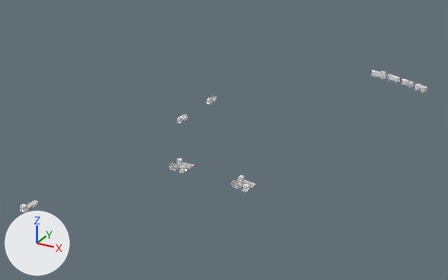
Two versions of the FBX model Assets/Art/KayseriIsland/Models/Iron/Phase1/Vehicles_P1.fbx, one commit apart.
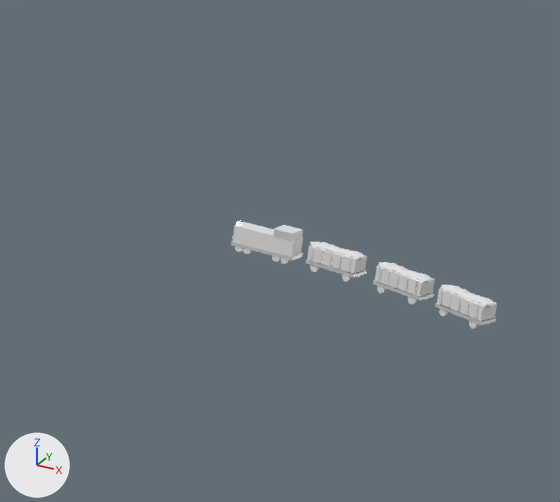
The first picture shows the older version from a camera (50 mm lens) standing at (178.0, -221.0, 140.0) and looking at (34.0, 41.0, 9.0). The close-ups show the older and then the newer version on the part from 72% to 98% of the width and 8% to 46% of the height of that picture. Only the edits that show in the close-ups are written down. Arrows for +X, +Y and +Z are at lower left; the lights stay in place. Where no turn or scale is listed for an object, it has been applied to the vertices.

The first close-up shows 'train', 'wagon', 'wagon.001', 'wagon.002'.
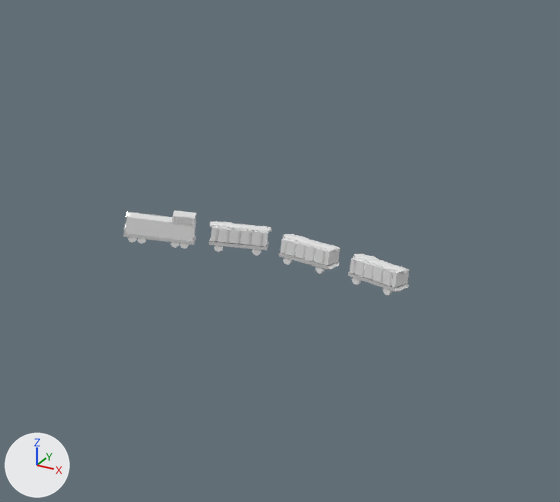
Location of each change, [x1, y1, x2, y2] in pixels of the close-ups (560 x 502 px):
'train', moved, turned: before [231, 221, 303, 264]; after [123, 210, 196, 249]
'wagon.002', moved, turned: before [435, 284, 497, 329]; after [348, 254, 409, 295]
'wagon.001', moved, turned: before [373, 262, 435, 304]; after [279, 234, 340, 274]
'wagon', moved, turned: before [306, 242, 367, 282]; after [209, 221, 272, 256]

Edits to the bpy script that builds the scene:
```text
Change ob_wagon_002:
    ob_wagon_002.location: (108.0, 159.2, 12.3) -> (94.9, 165.9, 12.7)
    ob_wagon_002.rotation_euler: (0.0, -0.0283, 2.617) -> (0.0, -0.0177, 2.721)  # degrees (0, -1.6, 150) -> degrees (0, -1, 156)
Change ob_train:
    ob_train.location: (77.9, 172.0, 12.9) -> (63.2, 170.0, 13.0)
    ob_train.rotation_euler: (0.0, -0.00832, 2.868) -> (0.0, -0.0322, -2.937)  # degrees (0, -0.5, 164) -> degrees (0, -1.8, -168)
Change ob_wagon:
    ob_wagon.location: (88.5, 168.6, 12.8) -> (73.9, 172.2, 12.9)
    ob_wagon.rotation_euler: (0.0, -0.00933, 2.783) -> (0.0, -0.00875, -2.937)  # degrees (0, -0.5, 159) -> degrees (0, -0.5, -168)
Change ob_wagon_001:
    ob_wagon_001.location: (98.7, 164.2, 12.6) -> (84.4, 170.0, 12.8)
    ob_wagon_001.rotation_euler: (0.0, -0.0242, 2.689) -> (0.0, -0.00738, 2.823)  # degrees (0, -1.4, 154) -> degrees (0, -0.4, 162)
```
